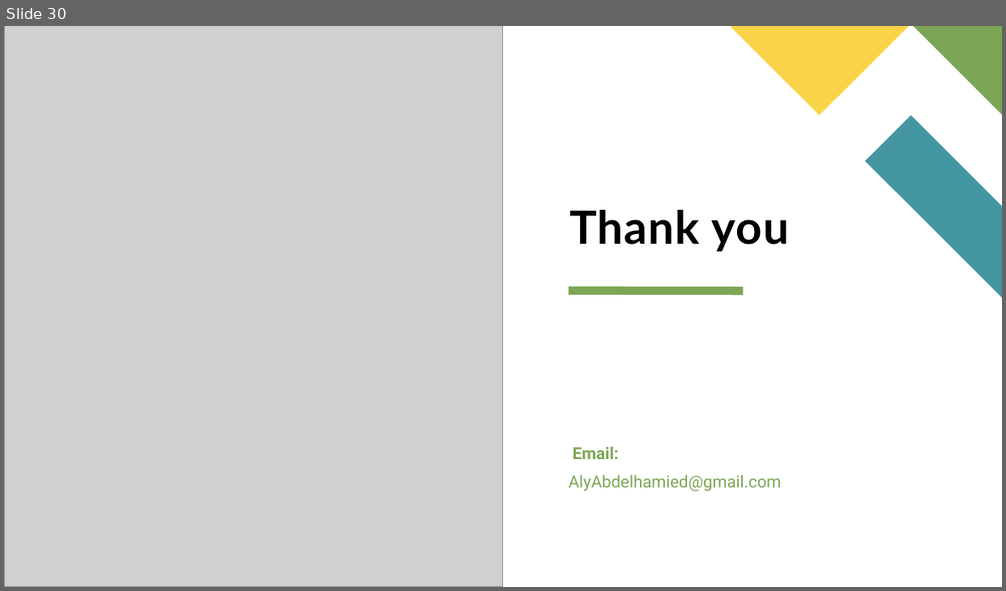
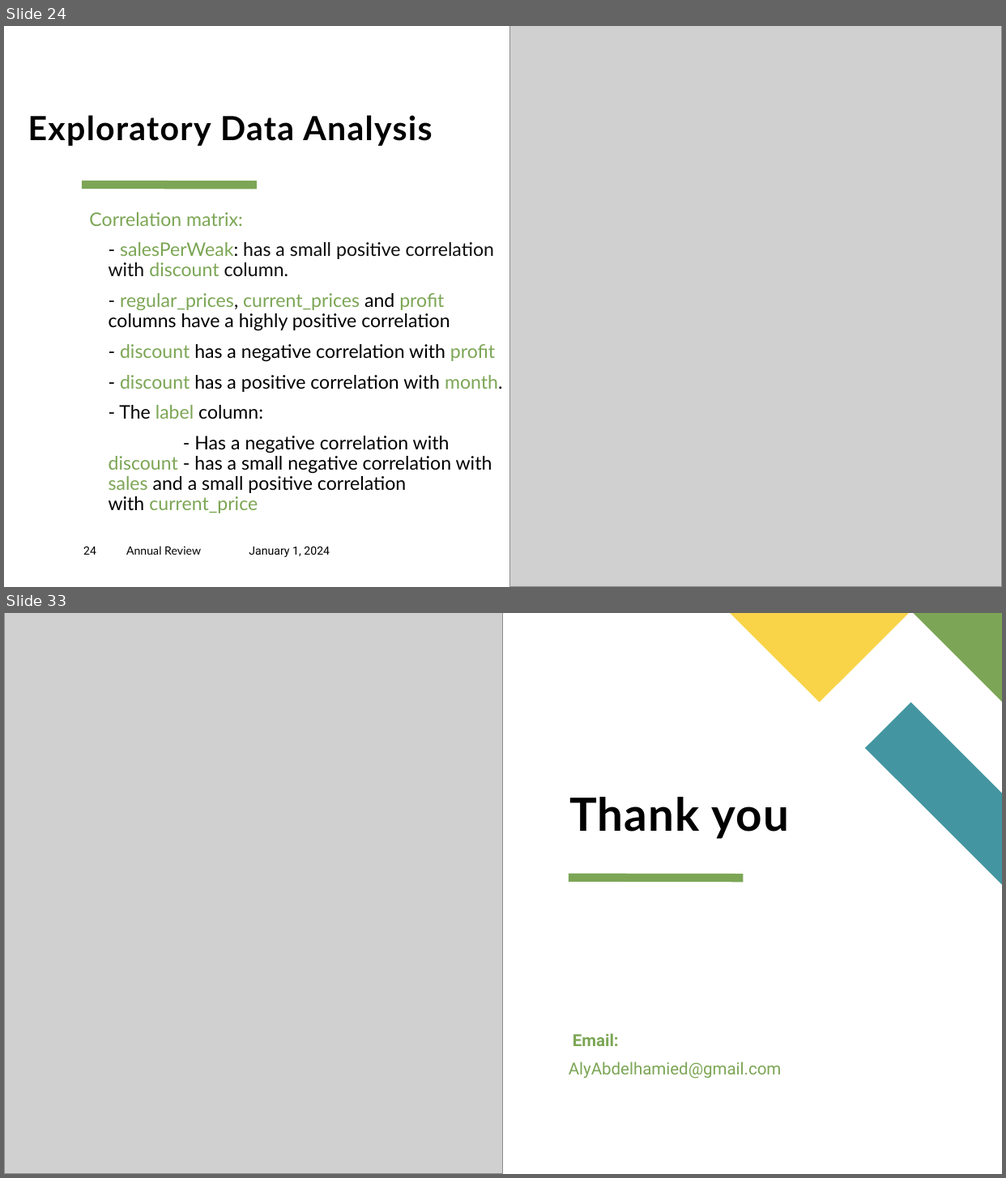
Before and after one commit to AlyAEE/Sports-Wear-Group-Classification-Project, a slide deck: Sport Wear Group Analytics.pptx. Shown one above the other, each under a label of ours: slide 30 before the commit, slides 24 and 33 after it; the slides between them are not shown. The pictures are 1006x591 and 1006x1178 pixels, drawn with LibreOffice and Linux fonts; fonts in the diff are those of the drawing; grey boxes stand for pictures. Boxes give left, top, right and bottom in pixels: in the first picture for what was removed or moved away, otherwise in the second. Text is boxed around its words. In the diff, an @@ line names an element or a change of style, - is before the commit and + after.

```diff
--- a/Sport Wear Group Analytics.pptx
+++ b/Sport Wear Group Analytics.pptx
@@ slide 24 added at bbox=[4, 26, 1002, 587], background #FFFFFF; not listed: 3 template elements that a slide beside it also shows @@
@@ picture added at bbox=[510, 26, 1002, 587] @@
@@ title added at bbox=[28, 115, 432, 146], 32 pt, text #000000, bold @@
+Exploratory Data Analysis
@@ line added from (82, 185) to (257, 185), #7CA655 8 pt @@
@@ text added at bbox=[89, 212, 502, 514], 18 pt, text #000000 @@
+Correlation matrix:
+- salesPerWeak: has a small positive correlation with discount column.
+- regular_prices, current_prices and profit columns have a highly positive correlation
+- discount has a negative correlation with profit
+- discount has a positive correlation with month.
+- The label column:
+- Has a negative correlation with discount - has a small negative correlation with sales and a small positive correlation with current_price
@@ page number added at bbox=[83, 547, 96, 555], 11 pt, text #000000 @@
+24
@@ text added at bbox=[126, 546, 201, 555], 11 pt, text #000000 @@
+Annual Review
@@ text added at bbox=[249, 547, 330, 557], 11 pt, text #000000 @@
+January 1, 2024
@@ what was slide 30 is now slide 33 @@
```
Also in this commit, not shown: 27 slides changed, 2 other slides added, 5 other files.
